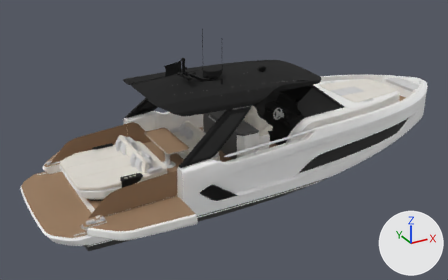
What one commit did to the glTF model public/models/k43.glb.
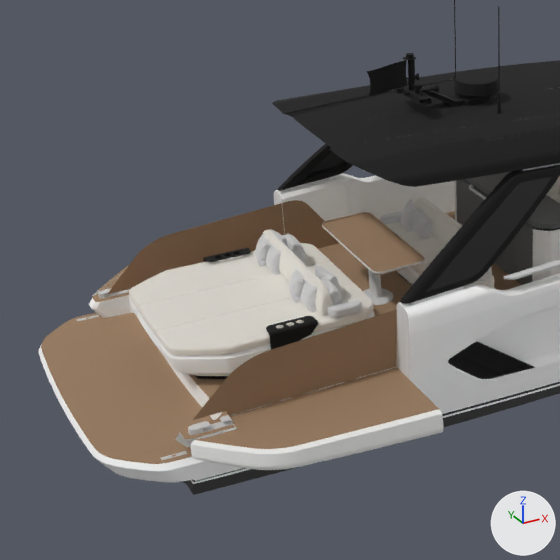
There are two pictures of each version: one whole from a 50 mm lens placed at (-3.27, -14.38, 9.0), pointed at (4.75, 0.2, 1.71), one close up on the part from 1% to 56% of the width and 12% to 100% of the height. Lighting does not change. The marker at lower right points along +X, +Y and +Z. The first two pictures are the older version. Where no turn or scale is listed for an object, it has been applied to the vertices. Vertices at exactly the same position are counted once.

The first close-up shows 'almohadon', 'casco', 'cromo', 'cubierta', 'cubierta@estribor', 'detalle', 'fondo', 'negro', 'tapizado', 'teca', 'teca@estribor', 'vidrios' and 1 more.
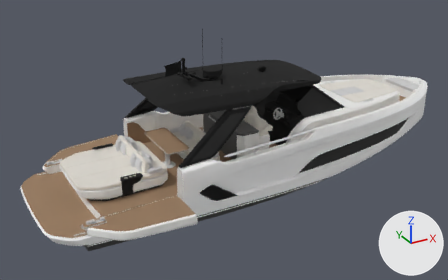
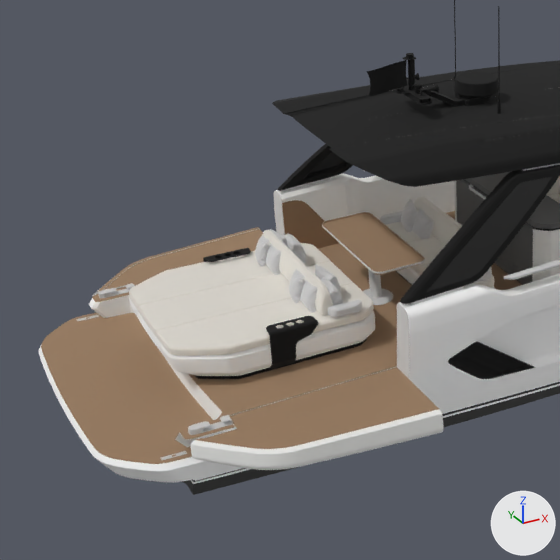
What differs and where, as boxes [x1, y1, x2, y2] in the close-ups (560 x 560 px):
part 1 of me_teca, deleted (beige)
    before: [108, 203, 284, 294]
part 2 of me_teca, deleted (beige)
    before: [193, 310, 396, 420]
'teca@babor', unchanged, uncovered by the edit
    before: [97, 265, 129, 292]
    after: [97, 227, 263, 292]

The edits, one by one:
me_teca is used by ob_teca; location (5.16, 0.0, 1.65).
me_teca had 3824 vertices, 5913 faces and spanned x -6.1..6.1, y -1.95..1.95, z -0.55..0.55.
me_teca now has 3584 vertices, 5597 faces and spans x -6.1..6.1, y -1.95..1.95, z -0.55..0.55.
me_teca part 1: the loose piece of 120 vertices spanning x -5.13..-2.8, y 1.67..1.74, z -0.51..0.5 is deleted.
me_teca part 2: the loose piece of 120 vertices spanning x -5.13..-2.8, y -1.74..-1.67, z -0.51..0.5 is deleted.
